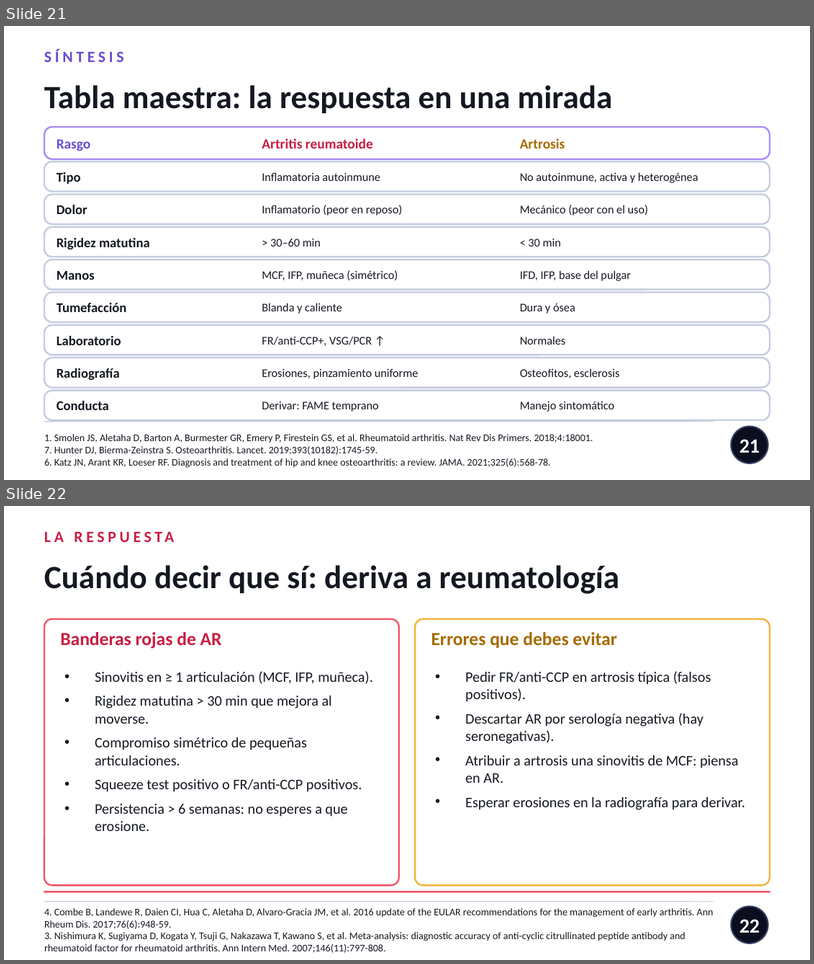
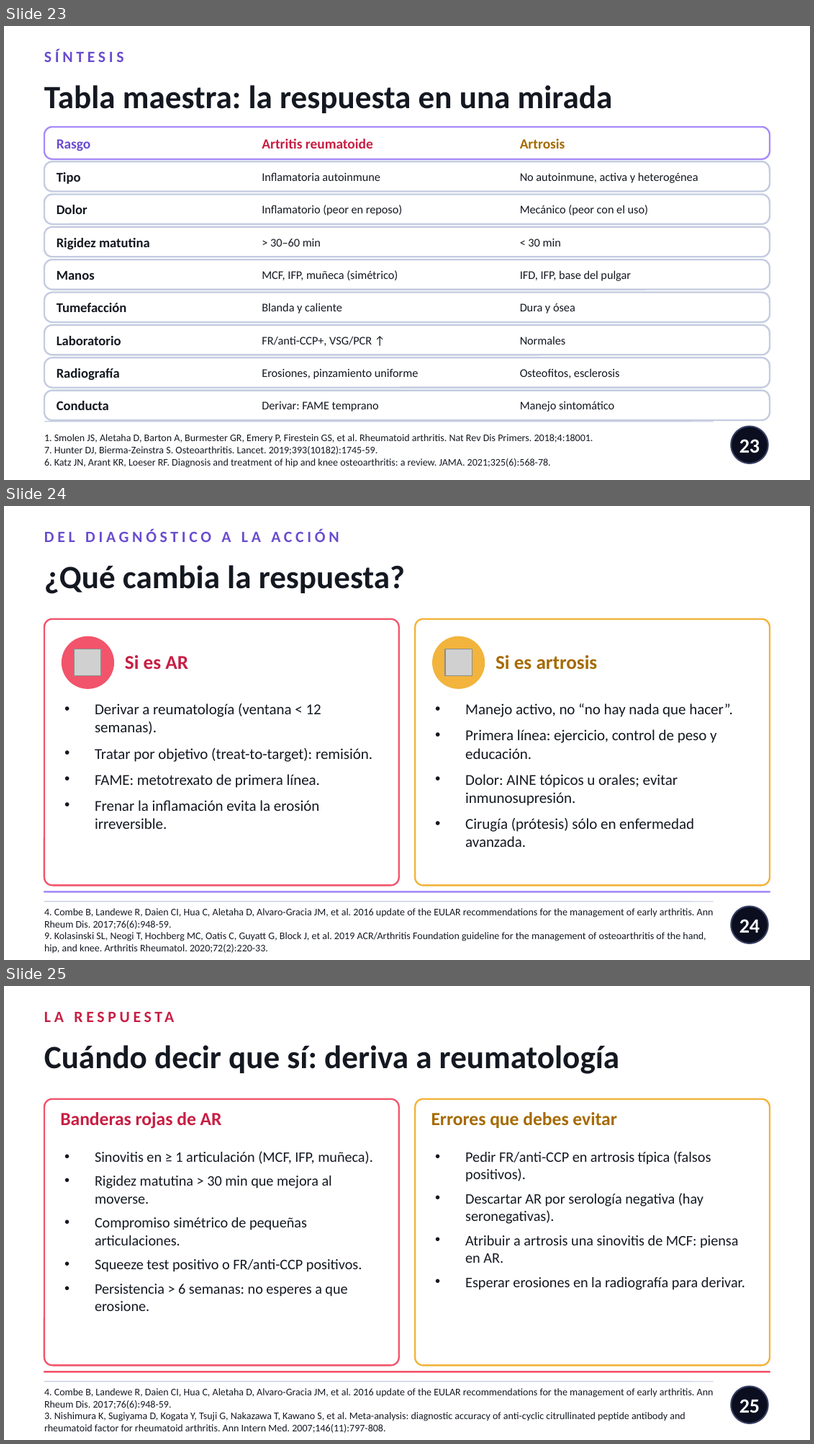
Before and after one commit to nestor120512/nes, a slide deck: Dx_AR_vs_artrosis.pptx. Shown one above the other, each under a label of ours: slides 21 and 22 before the commit, slides 23, 24 and 25 after it. The pictures are 814x964 and 814x1444 pixels, drawn with LibreOffice and Linux fonts; fonts in the diff are those of the drawing; grey boxes stand for pictures. Boxes give left, top, right and bottom in pixels: in the first picture for what was removed or moved away, otherwise in the second. Text is boxed around its words. In the diff, an @@ line names an element or a change of style, - is before the commit and + after.

```diff
--- a/Dx_AR_vs_artrosis.pptx
+++ b/Dx_AR_vs_artrosis.pptx
@@ slide 24 added at <box>4,506,810,960</box>, background #FFFFFF @@
@@ text added at <box>44,528,339,542</box>, 14 pt, text #6A4CCF, bold @@
+DEL DIAGNÓSTICO A LA ACCIÓN
@@ text added at <box>44,565,405,594</box>, 29 pt, text #141821, bold @@
+¿Qué cambia la respuesta?
@@ rounded rectangle added at <box>44,619,399,885</box>, fill #FFFFFF, outline #F2546B 1.5 pt @@
@@ rounded rectangle added at <box>415,619,770,885</box>, fill #FFFFFF, outline #F2B43C 1.5 pt @@
@@ ellipse added at <box>62,636,113,688</box>, fill #F2546B, outline #F2546B 1 pt @@
@@ picture added at <box>74,649,100,675</box> @@
@@ text added at <box>125,655,188,669</box>, 17.5 pt, text #C81E43, bold @@
+Si es AR
@@ ellipse added at <box>433,636,485,688</box>, fill #F2B43C, outline #F2B43C 1 pt @@
@@ picture added at <box>445,649,472,675</box> @@
@@ text added at <box>496,655,598,669</box>, 17.5 pt, text #A66A00, bold @@
+Si es artrosis
@@ text added at <box>95,703,373,829</box>, 13.5 pt, text #141821 @@
+• Derivar a reumatología (ventana < 12 semanas).
+• Tratar por objetivo (treat-to-target): remisión.
+• FAME: metotrexato de primera línea.
+• Frenar la inflamación evita la erosión irreversible.
@@ text added at <box>466,703,733,847</box>, 13.5 pt, text #141821 @@
+• Manejo activo, no “no hay nada que hacer”.
+• Primera línea: ejercicio, control de peso y educación.
+• Dolor: AINE tópicos u orales; evitar inmunosupresión.
+• Cirugía (prótesis) sólo en enfermedad avanzada.
@@ rounded rectangle added at <box>44,891,770,891</box>, fill #A78BFA at 10% opacity, outline #A78BFA 1.5 pt @@
@@ line added from (44, 901) to (714, 901), #C4CCE0 0.75 pt @@
@@ text added at <box>44,908,714,952</box>, 9 pt, text #141821 @@
+4. Combe B, Landewe R, Daien CI, Hua C, Aletaha D, Alvaro-Gracia JM, et al. 2016 update of the EULAR recommendations for the management of early arthritis. Ann Rheum Dis. 2017;76(6):948-59.
+9. Kolasinski SL, Neogi T, Hochberg MC, Oatis C, Guyatt G, Block J, et al. 2019 ACR/Arthritis Foundation guideline for the management of osteoarthritis of the hand, hip, and knee. Arthritis Rheumatol. 2020;72(2):220-33.
@@ ellipse added at <box>731,906,769,943</box>, fill #0A0E1F, outline #3A4165 1.25 pt @@
@@ page number added at <box>740,919,760,932</box>, 18 pt, text #FFFFFF, bold @@
+24
@@ what was slide 21 is now slide 23 @@
@@ page number at <box>740,439,760,452</box>: text changed @@
-21
+23
@@ what was slide 22 is now slide 25 @@
@@ page number at <box>740,1399,760,1412</box>: text changed @@
-22
+25
```
Also in this commit, not shown: 1 slide changed, 3 other slides added, 1 slide removed.
